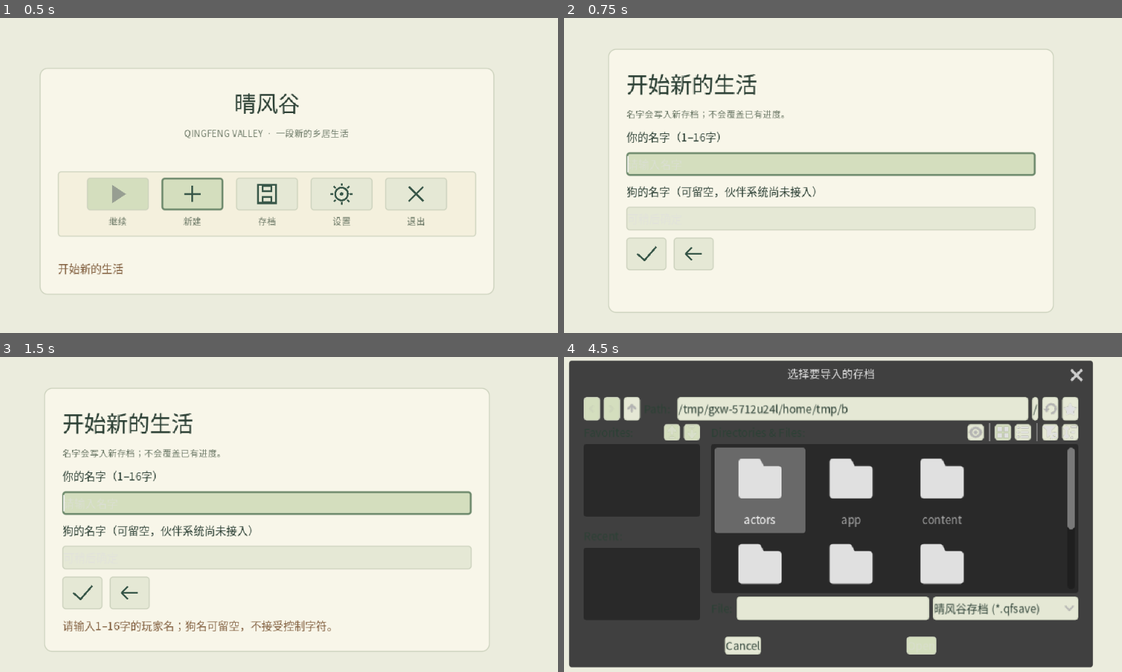
Above: before the commit, frames 1-4 (two rows, left to right).
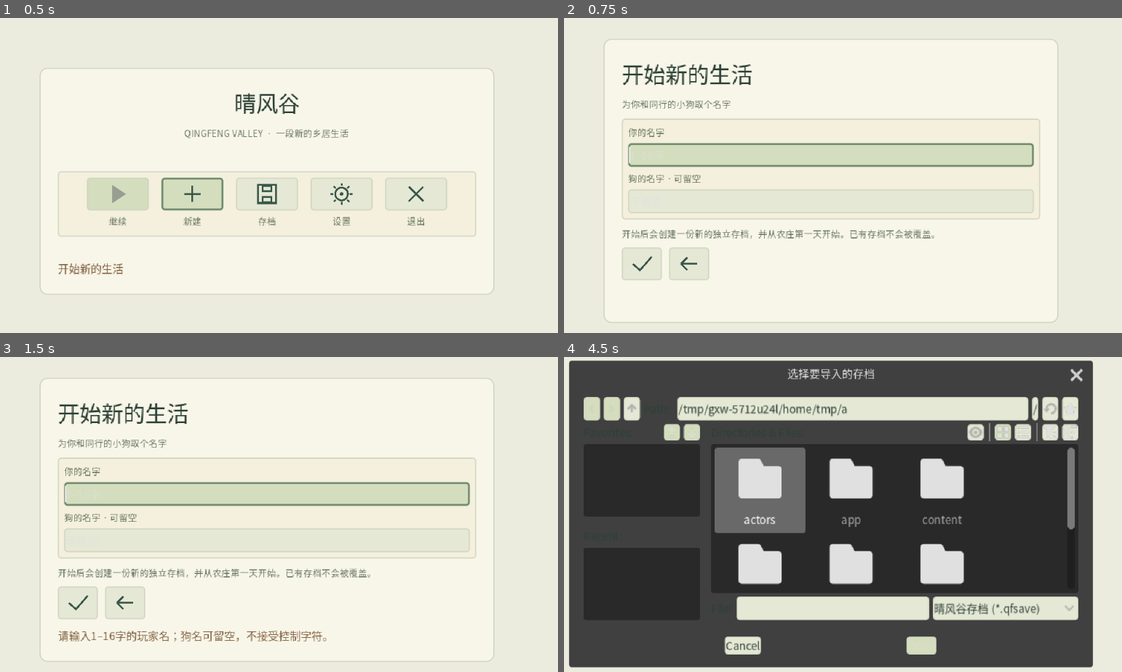
Above: after the commit, the same moments.

Repository: natefox2017/qingfeng
Game: Godot game, scene res://app/main.tscn
The game is run twice, just before and just after one commit, with the same random seed, the same clock (stepped at 60 frames per second) and the same inputs.
Inputs (mouse positions are in pixels of both pictures, inside the frame that each line leads up to):
- Up to frame 1 (0.5 s): no input
- Up to frame 2 (0.75 s): click (753, 194) at 0.52 s
- Up to frame 3 (1.5 s): click (83, 593) at 1.27 s
- Up to frame 4 (4.5 s): click (642, 602) at 2.02 s; click (692, 593) at 2.77 s; click (831, 533) at 3.52 s; click (647, 596) at 4.27 s

Frame 1 is identical in both runs. In frame 2, 10% of the frame differs, in the area x 7-89%, y 6-97%; in frame 3, 12%; in frame 4, less than 0.1%.

Commit message:
Formalize the new-game identity page

Diff:
--- a/game/ui/pages/menu_view.gd
+++ b/game/ui/pages/menu_view.gd
@@ -237,12 +237,19 @@
 				var caption:=label(String(entry[2]),cell);caption.horizontal_alignment=HORIZONTAL_ALIGNMENT_CENTER;UI_THEME.apply_text_role(caption,UI_THEME.ROLE_CAPTION)
 
 		"new_game":
-			title.text="开始新的生活";subtitle.text="名字会写入新存档；不会覆盖已有进度。"
-			label("你的名字（1–16字）")
-			player_name=LineEdit.new();player_name.max_length=16;player_name.placeholder_text="请输入名字";player_name.text=context.get("player_name","");body.add_child(player_name)
-			label("狗的名字（可留空，伙伴系统尚未接入）")
-			dog_name=LineEdit.new();dog_name.max_length=16;dog_name.placeholder_text="可稍后确定";dog_name.text=context.get("dog_name","");body.add_child(dog_name)
-			var actions:=row();button(actions,"create","accept","创建独立存档并进入农庄第一屏");button(actions,"back","back","返回标题，不创建存档")
+			title.text="开始新的生活";subtitle.text="为你和同行的小狗取个名字"
+			panel.custom_minimum_size=Vector2(500,286)
+			var identity_panel:=PanelContainer.new();identity_panel.name="NewGameIdentity";identity_panel.add_theme_stylebox_override("panel",UI_THEME.section_style());body.add_child(identity_panel)
+			var identity:=VBoxContainer.new();identity.add_theme_constant_override("separation",5);identity_panel.add_child(identity)
+
+			var player_label:=label("你的名字",identity);UI_THEME.apply_text_role(player_label,UI_THEME.ROLE_CAPTION)
+			player_name=LineEdit.new();player_name.name="PlayerNameInput";player_name.max_length=16;player_name.placeholder_text="1–16字";player_name.text=context.get("player_name","");player_name.tooltip_text="输入玩家名字，1–16字";player_name.accessibility_name="玩家名字";identity.add_child(player_name)
+
+			var dog_label:=label("狗的名字 · 可留空",identity);UI_THEME.apply_text_role(dog_label,UI_THEME.ROLE_CAPTION)
+			dog_name=LineEdit.new();dog_name.name="DogNameInput";dog_name.max_length=16;dog_name.placeholder_text="可留空";dog_name.text=context.get("dog_name","");dog_name.tooltip_text="输入狗的名字，可留空";dog_name.accessibility_name="狗的名字，可留空";identity.add_child(dog_name)
+
+			var save_note:=label("开始后会创建一份新的独立存档，并从农庄第一天开始。已有存档不会被覆盖。");save_note.autowrap_mode=TextServer.AUTOWRAP_WORD_SMART;UI_THEME.apply_text_role(save_note,UI_THEME.ROLE_CAPTION)
+			var actions:=row();button(actions,"create","accept","创建独立存档并进入农庄");button(actions,"back","back","返回标题，不创建存档")
 			player_name.grab_focus()
 		"load":
 			title.text="存档";subtitle.text="读取本机进度，或导入经过校验的 .qfsave 文件。"
